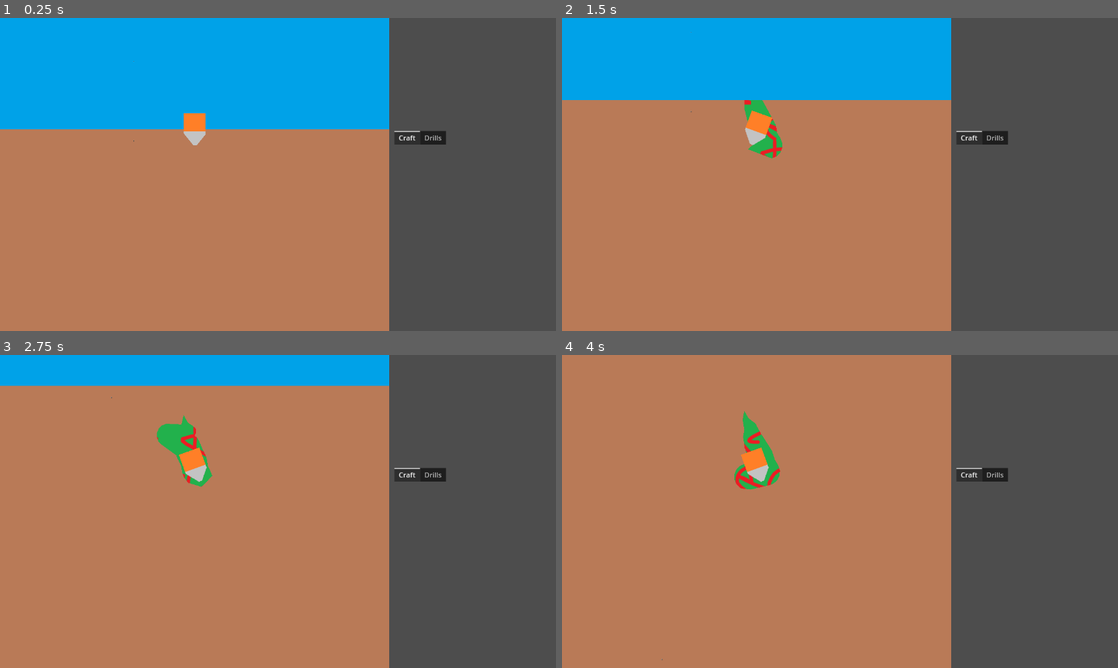
Above: before the commit, frames 1-4 (two rows, left to right).
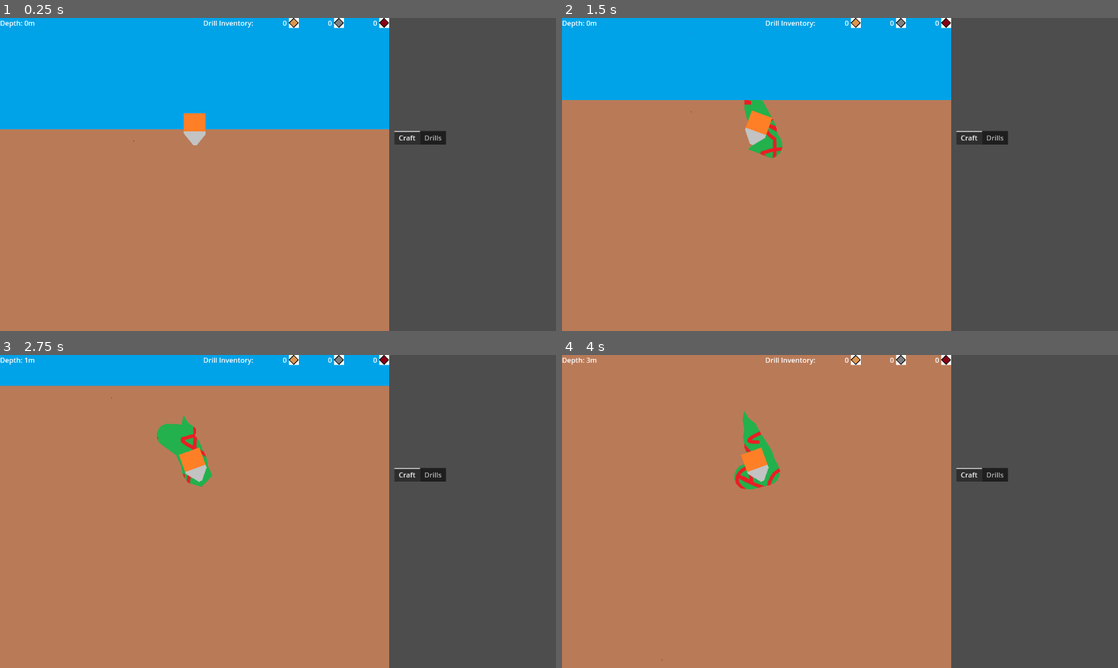
Above: after the commit, the same moments.

Repository: aNotSoCleverName/mechanicore
Game: Godot game, scene res://Main.tscn
Two runs of this game, one before a commit and one after it. Both use one fixed random seed, a clock stepped at 60 frames per second and the inputs below.
Inputs:
- Up to frame 1 (0.25 s): no input
- Up to frame 2 (1.5 s): tap Enter at 0.5 s; hold D 0.53-1.28 s; tap Space at 0.77 s; hold A from 1.28 s (still down)
- Up to frame 3 (2.75 s): tap Space at 1.52 s; release A at 2.03 s; hold D from 2.03 s (still down)
- Up to frame 4 (4 s): tap Space at 3.02, 3.77 s; release D at 3.53 s; hold A from 3.53 s (still down)

The runs differ from the first frame. In frame 1, 0.4% of the frame differs, in the area x 0-70%, y 0-4%; in frame 2, 0.4%; in frame 3, 0.4%; in frame 4, 0.3%.

Commit message:
Added top bar UI that shows depth and drill inventory

Diff:
--- /dev/null
+++ b/Endless Run/Top Bar/Depth Meter.gd
@@ -0,0 +1,16 @@
+extends Label
+
+const SURFACE_Y_COORD: int = 256;
+
+var _depth: int = 0:
+	get:
+		return _depth;
+	set(inValue):
+		_depth = inValue / 100;
+		self.text = "Depth: " + str(_depth) + "m"
+
+func _ready() -> void:
+	SignalBus_EndlessRun.drill_change_pos.connect(
+		func (inPos: Vector2):
+			self._depth = inPos.y - self.SURFACE_Y_COORD;
+	)
--- /dev/null
+++ b/Endless Run/Top Bar/Ore Inventory.gd
@@ -0,0 +1,7 @@
+extends HBoxContainer
+
+@export var icon: Texture2D;
+
+func _ready() -> void:
+	var iconNode: TextureRect = self.find_child("Icon");
+	iconNode.texture = self.icon;
--- /dev/null
+++ b/Endless Run/Top Bar/Ore Inventory.tscn
@@ -0,0 +1,21 @@
+[gd_scene load_steps=2 format=3 uid="uid://qe41hew0ptdg"]
+
+[ext_resource type="Script" path="res://Endless Run/Top Bar/Ore Inventory.gd" id="1_4i217"]
+
+[node name="Ore Inventory" type="HBoxContainer"]
+custom_minimum_size = Vector2(100, 0)
+offset_right = 14.0
+offset_bottom = 23.0
+size_flags_vertical = 0
+script = ExtResource("1_4i217")
+
+[node name="Amount" type="Label" parent="."]
+layout_mode = 2
+size_flags_horizontal = 3
+text = "0"
+horizontal_alignment = 2
+
+[node name="Icon" type="TextureRect" parent="."]
+custom_minimum_size = Vector2(20, 20)
+layout_mode = 2
+expand_mode = 2
--- a/Main.tscn
+++ b/Main.tscn
@@ -1,8 +1,13 @@
-[gd_scene load_steps=4 format=3 uid="uid://kf4x8f2aj1c7"]
+[gd_scene load_steps=9 format=3 uid="uid://kf4x8f2aj1c7"]
 
 [ext_resource type="PackedScene" uid="uid://qh6srgn7krbr" path="res://Endless Run/Background/Parallax Background.tscn" id="1_tsuhl"]
+[ext_resource type="Script" path="res://Endless Run/Top Bar/Depth Meter.gd" id="3_66l8e"]
 [ext_resource type="PackedScene" uid="uid://6hg1syki30xs" path="res://Endless Run/Drill/Drill.tscn" id="4_76jrm"]
+[ext_resource type="PackedScene" uid="uid://qe41hew0ptdg" path="res://Endless Run/Top Bar/Ore Inventory.tscn" id="4_cmmq1"]
+[ext_resource type="Texture2D" uid="uid://kpyugmno047" path="res://Endless Run/Ores/Placeholder - Ore1.png" id="5_gtqkk"]
 [ext_resource type="PackedScene" uid="uid://dx4xl0ya4o52y" path="res://Shop & Menu/Shop & Menu.tscn" id="5_lg7n8"]
+[ext_resource type="Texture2D" uid="uid://cjhadim1ft6sj" path="res://Endless Run/Ores/Placeholder - Ore2.png" id="6_jpq1c"]
+[ext_resource type="Texture2D" uid="uid://bripmml1nnira" path="res://Endless Run/Ores/Placeholder - Ore3.png" id="7_4vrkl"]
 
 [node name="Main" type="HBoxContainer"]
 offset_right = 1284.0
@@ -23,6 +28,41 @@
 rotation = 1.5708
 motion_mode = 1
 
+[node name="UI" type="CanvasLayer" parent="Endless Run Container/Endless Run"]
+
+[node name="Top Bar" type="HBoxContainer" parent="Endless Run Container/Endless Run/UI"]
+anchors_preset = 10
+anchor_right = 1.0
+offset_bottom = 23.0
+grow_horizontal = 2
+size_flags_horizontal = 3
+size_flags_vertical = 0
+
+[node name="Depth Meter" type="Label" parent="Endless Run Container/Endless Run/UI/Top Bar"]
+layout_mode = 2
+size_flags_horizontal = 3
+text = "Depth: 0m"
+script = ExtResource("3_66l8e")
+
+[node name="Drill Inventory" type="HBoxContainer" parent="Endless Run Container/Endless Run/UI/Top Bar"]
+layout_mode = 2
+
+[node name="Label" type="Label" parent="Endless Run Container/Endless Run/UI/Top Bar/Drill Inventory"]
+layout_mode = 2
+text = "Drill Inventory:"
+
+[node name="Ore Inventory" parent="Endless Run Container/Endless Run/UI/Top Bar/Drill Inventory" instance=ExtResource("4_cmmq1")]
+layout_mode = 2
+icon = ExtResource("5_gtqkk")
+
+[node name="Ore Inventory2" parent="Endless Run Container/Endless Run/UI/Top Bar/Drill Inventory" instance=ExtResource("4_cmmq1")]
+layout_mode = 2
+icon = ExtResource("6_jpq1c")
+
+[node name="Ore Inventory3" parent="Endless Run Container/Endless Run/UI/Top Bar/Drill Inventory" instance=ExtResource("4_cmmq1")]
+layout_mode = 2
+icon = ExtResource("7_4vrkl")
+
 [node name="Shop & Menu Container" type="SubViewportContainer" parent="."]
 layout_mode = 2
 
Binary file added: Endless Run/Ores/Placeholder - Ore1.png
Not shown, added: Endless Run/Ores/Placeholder - Ore1.png.import
Binary file added: Endless Run/Ores/Placeholder - Ore2.png
Not shown, added: Endless Run/Ores/Placeholder - Ore2.png.import
Binary file added: Endless Run/Ores/Placeholder - Ore3.png
Not shown, added: Endless Run/Ores/Placeholder - Ore3.png.import
